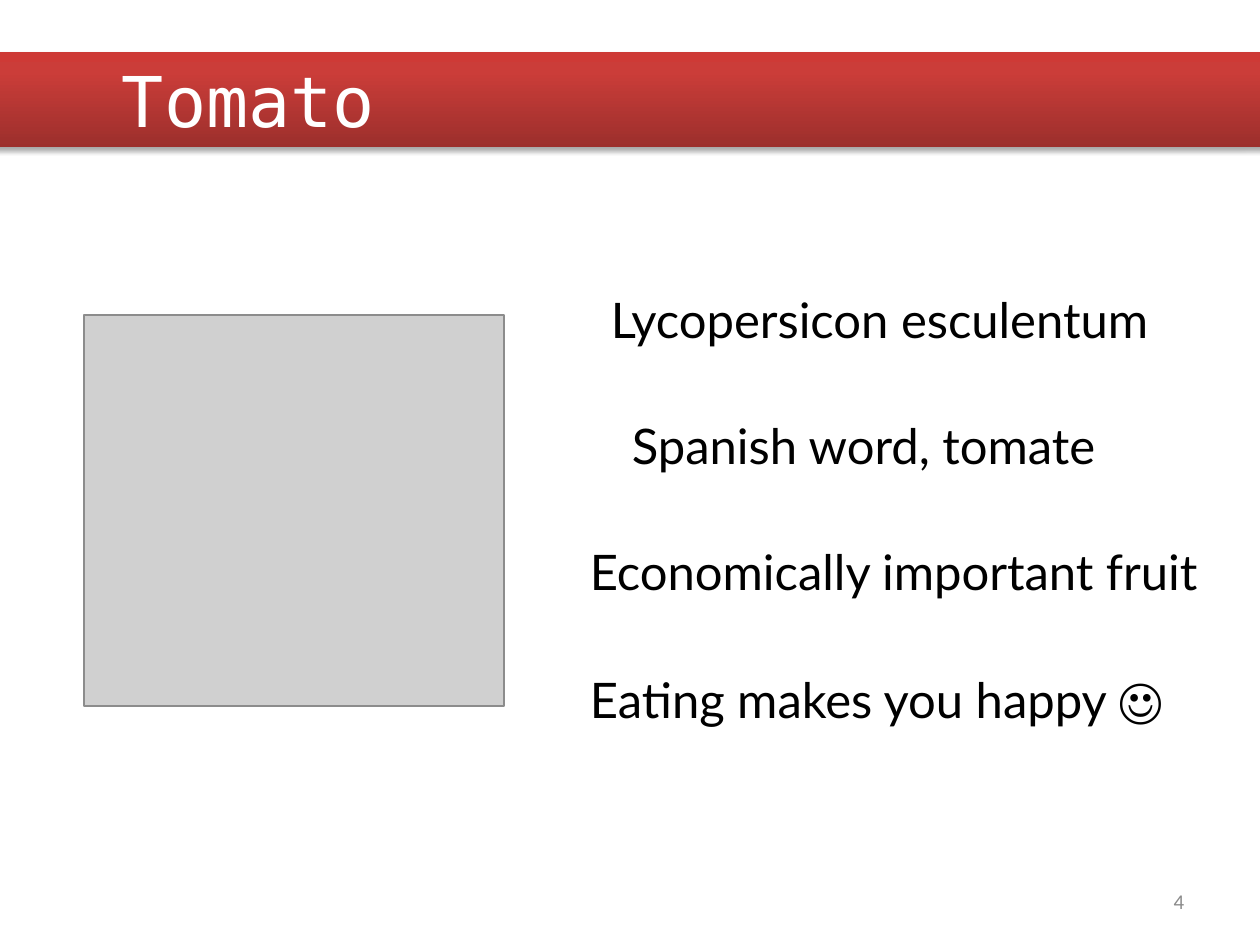
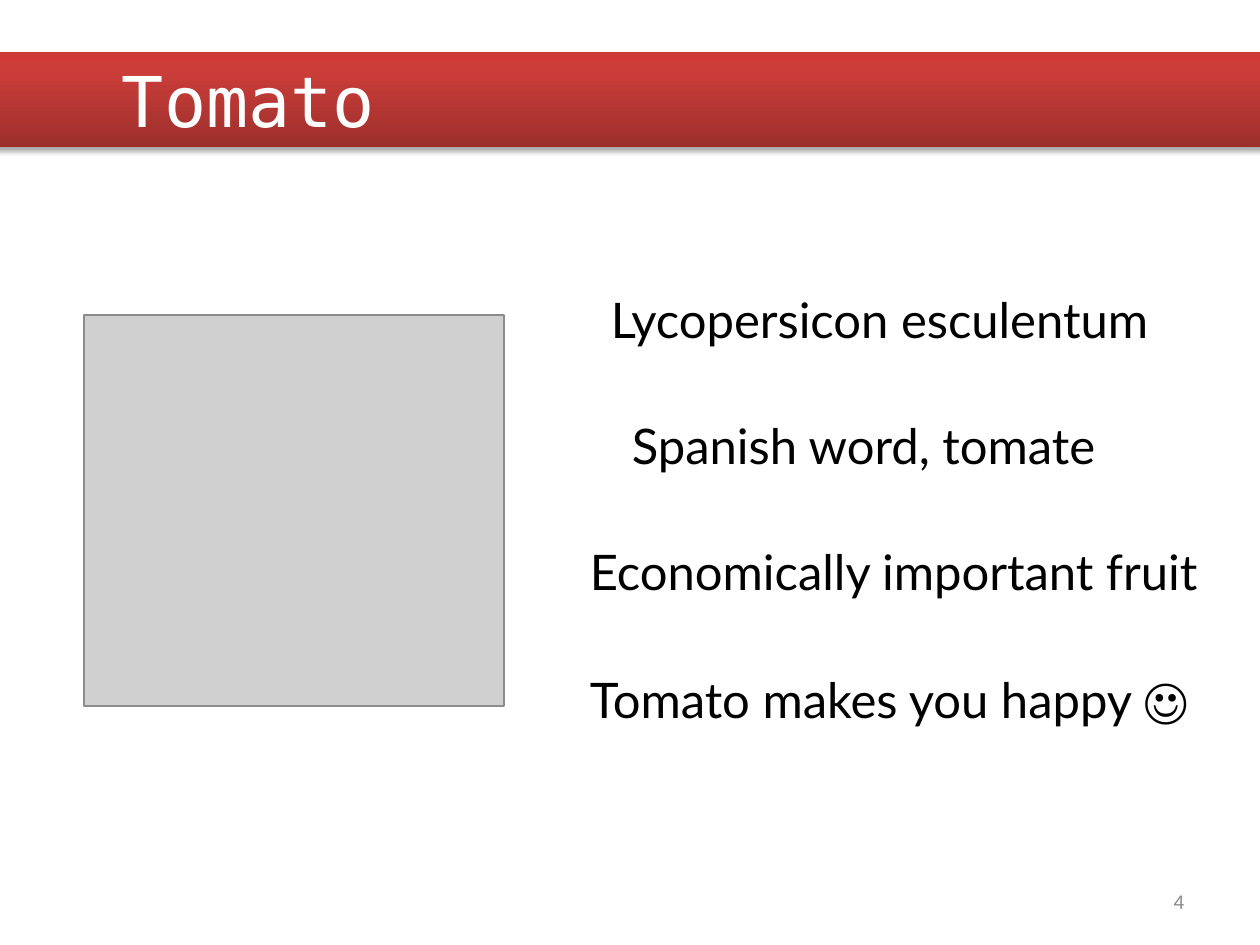
Before and after one commit to dorooobu/Tomato-Classification, a slide deck: slide 4 of Documents/First Presentation.pptx. Drawn at 1260x945 pixels with LibreOffice and Linux fonts; fonts in the diff are those of the drawing; grey boxes stand for pictures; background and template pictures are left out. Boxes give left, top, right and bottom in pixels: in the first picture for what was removed or moved away, otherwise in the second. Text is boxed around its words. In the diff, an @@ line names an element or a change of style, - is before the commit and + after.

```diff
--- a/Documents/First Presentation.pptx
+++ b/Documents/First Presentation.pptx
@@ text at [590,682,1132,727]: text changed @@
-Eating makes you happy ☺
+Tomato makes you happy ☺
```
Also in this commit, not shown: 3 other slides changed, 1 other file.
